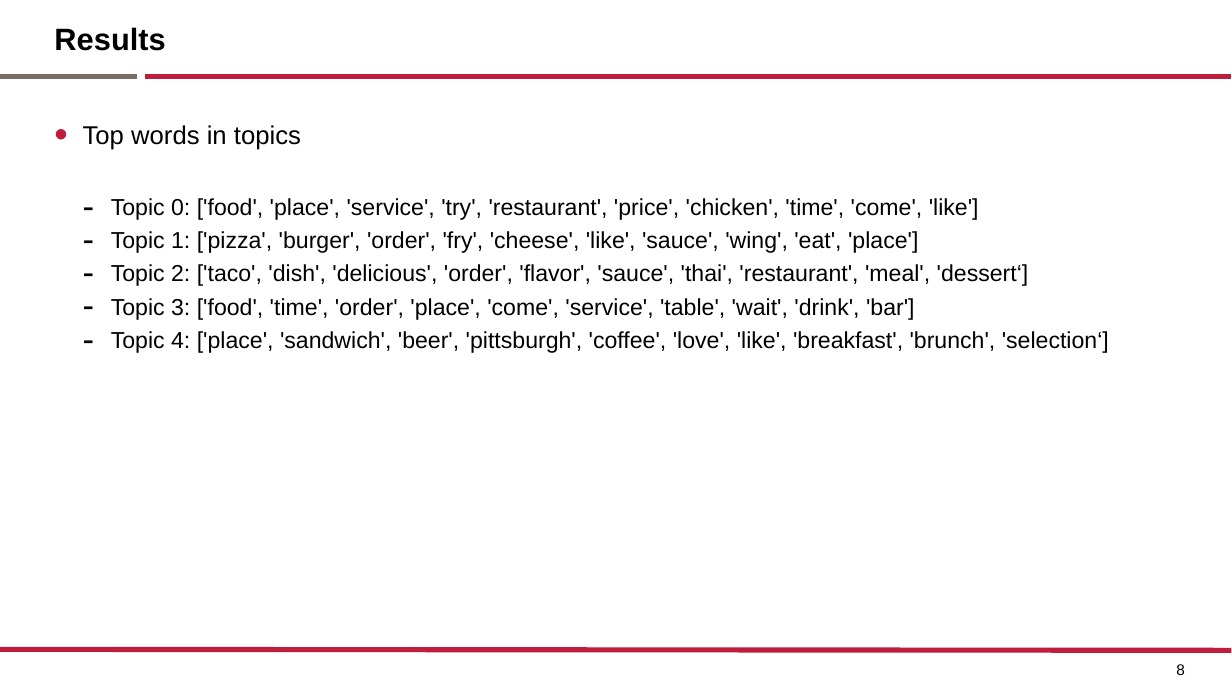
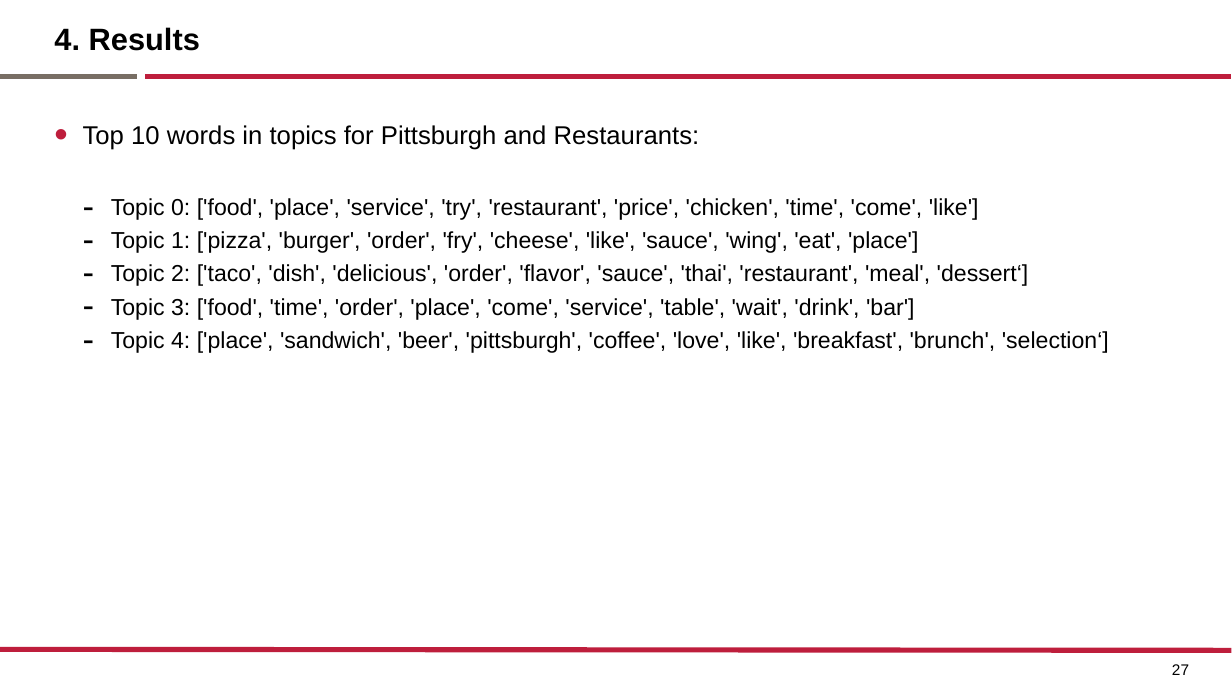
Before and after one commit to elviraPupka-Lipinski/Yelp_Analyzer, a slide deck: slide 27 of Presentation.pptx (slide 8 before the commit). Drawn at 1232x693 pixels with LibreOffice and Linux fonts; fonts in the diff are those of the drawing. Boxes give left, top, right and bottom in pixels: in the first picture for what was removed or moved away, otherwise in the second. Text is boxed around its words. In the diff, an @@ line names an element or a change of style, - is before the commit and + after.

```diff
--- a/Presentation.pptx
+++ b/Presentation.pptx
@@ title at <box>54,27,200,51</box>: text changed @@
-Results
+4. Results
@@ text at <box>83,125,700,150</box>: text changed @@
-• Top words in topics
+• Top 10 words in topics for Pittsburgh and Restaurants:
@@ page number at <box>1172,664,1189,675</box>: text changed @@
-8
+27
```
Also in this commit, not shown: 7 other slides changed, 30 slides added, 4 slides removed, 4 other files.
